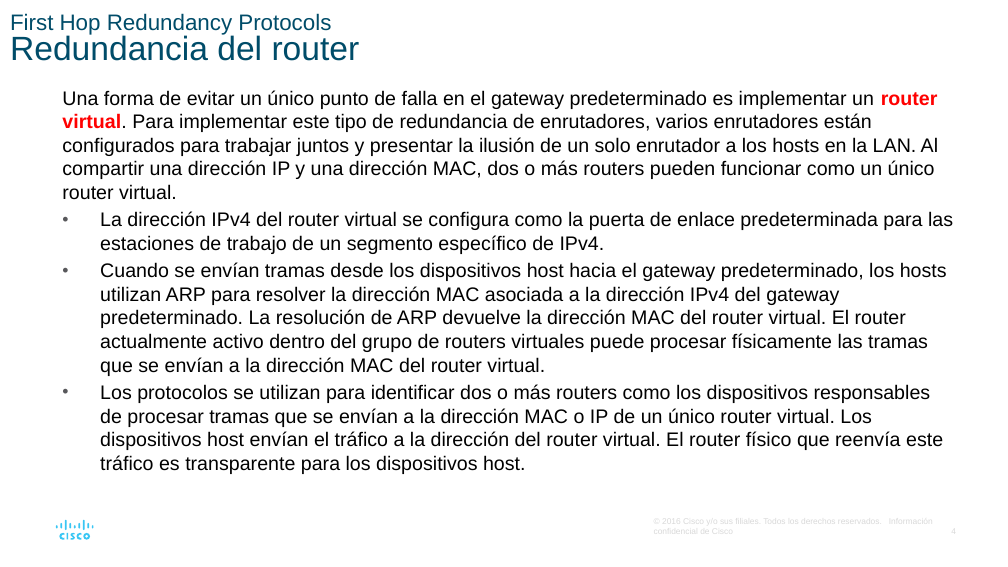
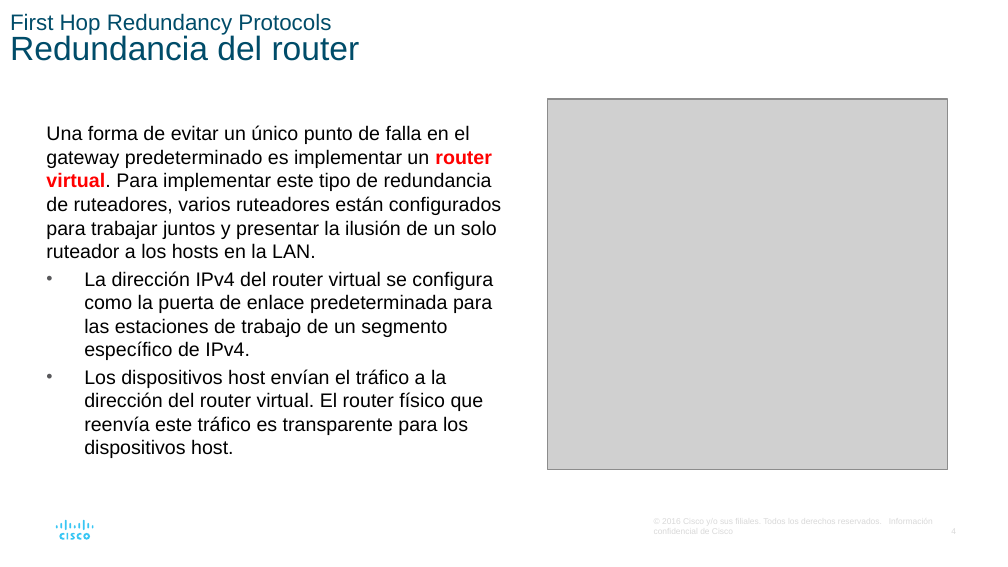
Before and after one commit to lizetheP/WAN, a slide deck: slide 4 of Calendario/Presentaciones/4_FHRP.pptx. Drawn at 1008x567 pixels with LibreOffice and Linux fonts; fonts in the diff are those of the drawing; grey boxes stand for pictures. Boxes give left, top, right and bottom in pixels: in the first picture for what was removed or moved away, otherwise in the second. Text is boxed around its words. In the diff, an @@ line names an element or a change of style, - is before the commit and + after.

```diff
--- a/Calendario/Presentaciones/4_FHRP.pptx
+++ b/Calendario/Presentaciones/4_FHRP.pptx
@@ text "Una forma de evitar un ...": place and size @@
-text "Una forma de evitar un ..." at (62,90,953,474)
+text "Una forma de evitar un ..." at (46,125,501,458)
@@ picture added at (547,99,948,470) @@
@@ text at (46,125,501,259): text changed @@
-Una forma de evitar un único punto de falla en el gateway predeterminado es implementar un router virtual. Para implementar este tipo de redundancia de enrutadores, varios enrutadores están configurados para trabajar juntos y presentar la ilusión de un solo enrutador a los hosts en la LAN. Al compartir una dirección IP y una dirección MAC, dos o más routers pueden funcionar como un único router virtual.
+Una forma de evitar un único punto de falla en el gateway predeterminado es implementar un router virtual. Para implementar este tipo de redundancia de ruteadores, varios ruteadores están configurados para trabajar juntos y presentar la ilusión de un solo ruteador a los hosts en la LAN.
@@ text at (84,369,484,458): text changed @@
-• Cuando se envían tramas desde los dispositivos host hacia el gateway predeterminado, los hosts utilizan ARP para resolver la dirección MAC asociada a la dirección IPv4 del gateway predeterminado. La resolución de ARP devuelve la dirección MAC del router virtual. El router actualmente activo dentro del grupo de routers virtuales puede procesar físicamente las tramas que se envían a la dirección MAC del router virtual.
-• Los protocolos se utilizan para identificar dos o más routers como los dispositivos responsables de procesar tramas que se envían a la dirección MAC o IP de un único router virtual. Los dispositivos host envían el tráfico a la dirección del router virtual. El router físico que reenvía este tráfico es transparente para los dispositivos host.
+• Los dispositivos host envían el tráfico a la dirección del router virtual. El router físico que reenvía este tráfico es transparente para los dispositivos host.
```
Also in this commit, not shown: 6 other slides changed, 2 other files.
